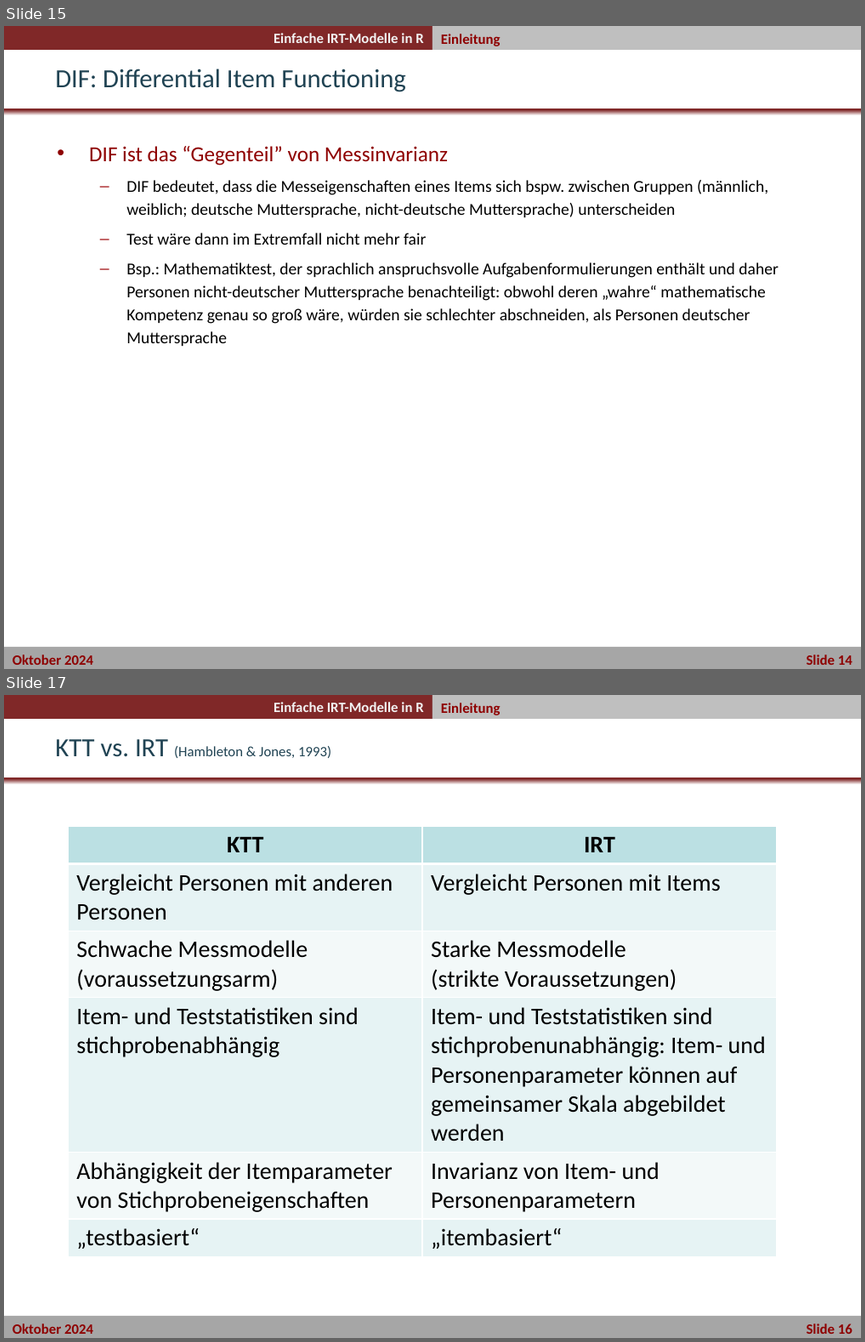
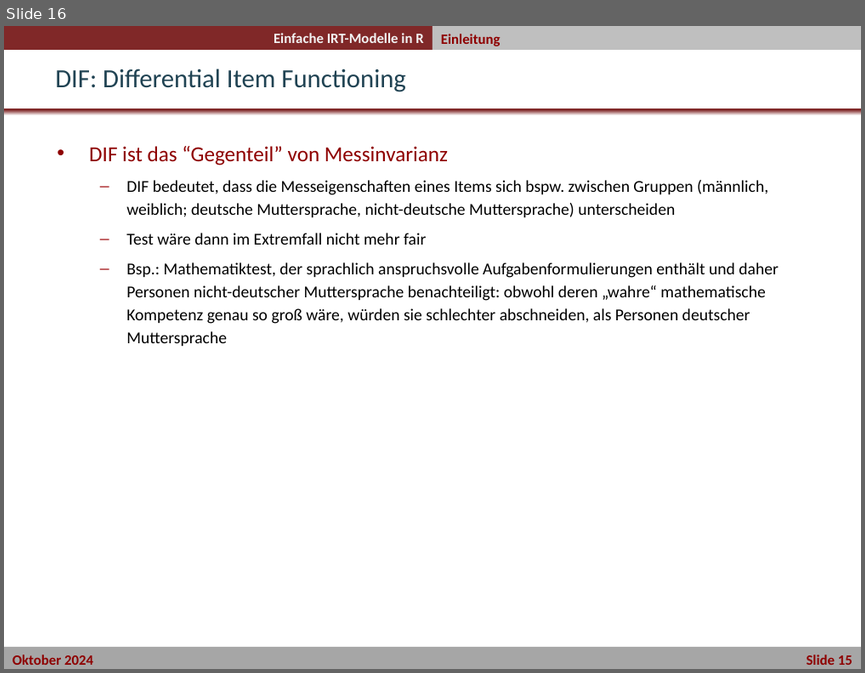
Before and after one commit to nickhaf/IRT_workshop, a slide deck: slides/IRT_Theorie/02_Uebung_einfache_IRT-Modelle_in_R.pptx. Shown one above the other, each under a label of ours: slides 15 and 17 before the commit, slide 16 after it; the slides between them are not shown. The pictures are 865x1342 and 865x673 pixels, drawn with LibreOffice and Linux fonts; fonts in the diff are those of the drawing; background and template pictures are left out. Boxes give left, top, right and bottom in pixels: in the first picture for what was removed or moved away, otherwise in the second. Text is boxed around its words. In the diff, an @@ line names an element or a change of style, - is before the commit and + after.

```diff
--- a/slides/IRT_Theorie/02_Uebung_einfache_IRT-Modelle_in_R.pptx
+++ b/slides/IRT_Theorie/02_Uebung_einfache_IRT-Modelle_in_R.pptx
@@ slide 17 removed at [4,695,861,1338], background #FFFFFF; not listed: 5 template elements that a slide beside it also shows @@
@@ text removed at [441,703,500,715] @@
-Einleitung
@@ title removed at [55,739,331,758] @@
-KTT vs. IRT (Hambleton & Jones, 1993)
@@ table removed at [69,826,776,1252], 6 rows, 2 columns @@
-KTT | IRT
-Vergleicht Personen mit anderen Personen | Vergleicht Personen mit Items
-Schwache Messmodelle / (voraussetzungsarm) | Starke Messmodelle / (strikte Voraussetzungen)
-Item- und Teststatistiken sind stichprobenabhängig | Item- und Teststatistiken sind stichprobenunabhängig: Item- und Personenparameter können auf gemeinsamer Skala abgebildet werden
-Abhängigkeit der Itemparameter von Stichprobeneigenschaften | Invarianz von Item- und Personenparametern
-„testbasiert“ | „itembasiert“
@@ what was slide 15 is now slide 16 @@
@@ text in rectangle at [12,654,852,664]: text changed @@
-Oktober 2024 Slide 14
+Oktober 2024 Slide 15
```
Also in this commit, not shown: 1 slide added, 8 other slides removed, 1 other file.
